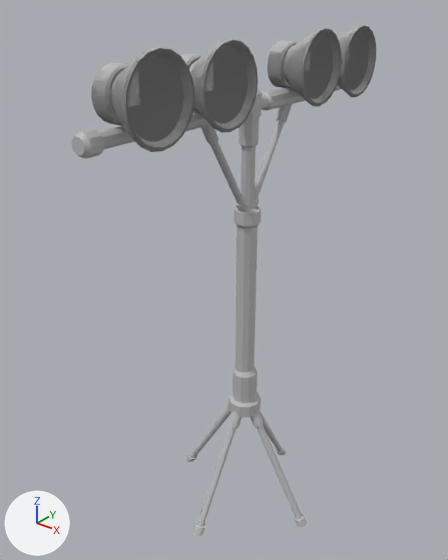
The FBX model Assets/Models/Lights/TallLights2.fbx: old version first, new version second.
Rendered twice from a camera (50 mm lens) standing at (2.33, -9.6, 3.45) and looking at (0.27, -7.02, 1.86). The axes (+X, +Y, +Z) are drawn at lower left. The lights are the same throughout. Objects named as collision shapes, trigger or cutter boxes, shadow casters or lower levels of detail are left out. Where no turn or scale is listed for an object, it has been applied to the vertices.

The scene before the commit, as lines of its bpy script (objects in view):
```python
mat_lightglass_material = principled_material('LightGlass_Material')
mat_lightglass_material.base_color = (0.5, 0.5, 0.5)  # grey #bcbcbc
me_mesh_001 = bpy.data.meshes.new('Mesh.001')
me_mesh_001.from_pydata(...)  # 864 vertices, 832 faces; spans x 0.0..0.27, y -1.01..1.01, z -0.2..0.2
# faces by material slot: [32, 800]
me_mesh_001.materials.append(mat_lightglass_material)  # grey #bcbcbc
me_mesh_001.materials.append(mat_lights_material)  # grey #bcbcbc
me_mesh_003 = bpy.data.meshes.new('Mesh.003')
me_mesh_003.from_pydata(...)  # 864 vertices, 832 faces; spans x 0.0..0.27, y -1.01..1.01, z -0.2..0.2
# faces by material slot: [32, 800]
me_mesh_003.materials.append(mat_lightglass_material)  # grey #bcbcbc
me_mesh_003.materials.append(mat_lights_material)  # grey #bcbcbc
me_mesh_004 = bpy.data.meshes.new('Mesh.004')
me_mesh_004.from_pydata(...)  # 838 vertices, 780 faces; spans x -0.51..0.51, y -1.12..1.12, z 0.0..2.68
me_mesh_004.materials.append(mat_lights_material)  # grey #bcbcbc
me_mesh_005 = bpy.data.meshes.new('Mesh.005')
me_mesh_005.from_pydata(...)  # 864 vertices, 832 faces; spans x 0.0..0.27, y -1.01..1.01, z -0.2..0.2
# faces by material slot: [32, 800]
me_mesh_005.materials.append(mat_lightglass_material)  # grey #bcbcbc
me_mesh_005.materials.append(mat_lights_material)  # grey #bcbcbc
ob_spotlights = bpy.data.objects.new('Spotlights', me_mesh_001)
ob_spotlights.location = (0.34, -7.01, 3.032)
ob_spotlights_001 = bpy.data.objects.new('Spotlights.001', me_mesh_003)
ob_spotlights_001.location = (0.34, -7.01, 3.032)
ob_spotlights_002 = bpy.data.objects.new('Spotlights.002', me_mesh_005)
ob_spotlights_002.location = (0.34, -7.01, 3.032)
ob_talllights2_lod0 = bpy.data.objects.new('TallLights2_LOD0', me_mesh_004)
ob_talllights2_lod0.location = (0.413, -6.974, 0.281)
```
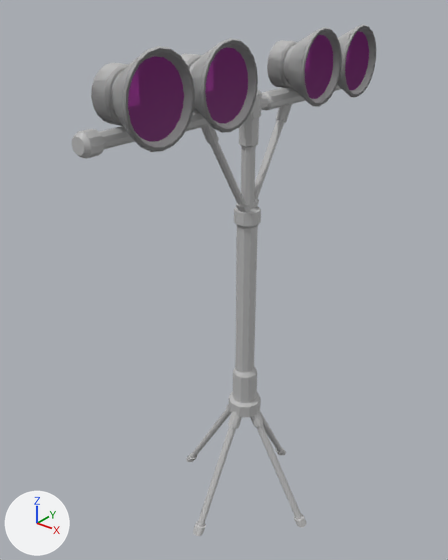
What the commit changed:
Material 'LightGlass_Material' (mat_lightglass_material) changes colour from grey #bcbcbc to pink #bc00b1; in linear values from (0.5, 0.5, 0.5) to (0.5, 0.0, 0.442).
me_mesh_005 has 864 vertices, 832 faces and spans x 0.0..0.27, y -1.01..1.01, z -0.2..0.2.
me_mesh_005 is used by ob_spotlights_002; location (0.34, -7.01, 3.032).
me_mesh_005 part 1: edges marked sharp go from 800 to 720.

Location of each change, (x1, y1, x2, y2) in pixels of the pictures (448 x 560 px):
'Spotlights', recoloured: (104, 29, 374, 144) in both
'Spotlights.001', recoloured: (105, 29, 374, 143) in both
'Spotlights.002', recoloured, shading changed: (105, 29, 373, 129) in both
part 1 of me_mesh_005, shading changed: before (91, 28, 375, 152)
